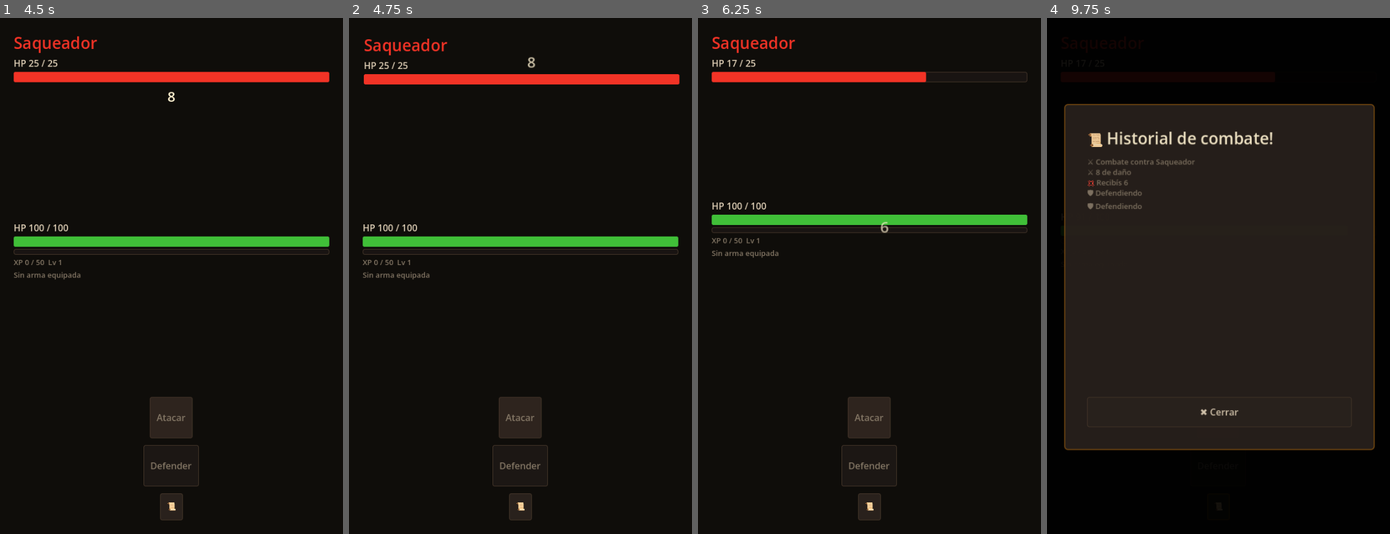
Above: before the commit, frames 1-4 (left to right).
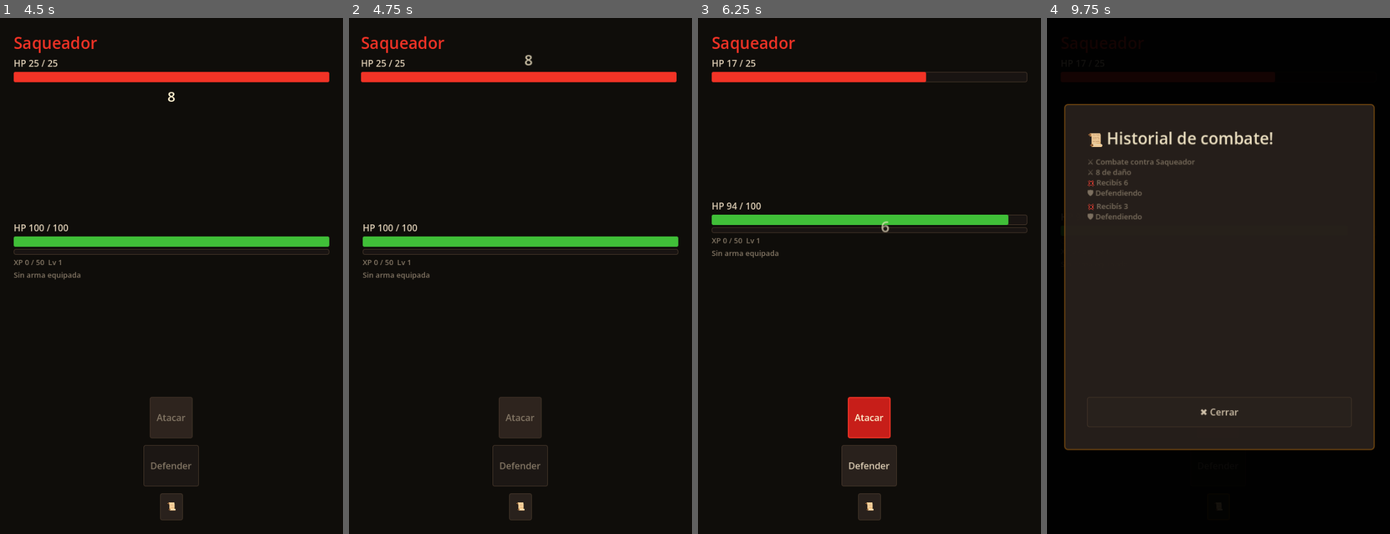
Above: after the commit, the same moments.

Repository: MirandaFrancoCBA/apocalypsheep
Game: Godot game, scene res://scenes/main_menu.tscn
Same seed, same stepped clock (60 frames per second), same inputs: the game is played once before the commit and once after it. Sound files missing from this copy of the repository are replaced by a short silence.
Inputs (mouse positions are in pixels of both pictures, inside the frame that each line leads up to):
- Up to frame 1 (4.5 s): tap Enter at 0.5 s; move the mouse to (246, 250) at 0.52 s; click (246, 250) at 0.67 s; click "Eliminar" at 1.25 s; click "Equipar" at 2 s; click "<- Volver" at 2.75 s; click "Ciudad destruida Lv 1–3" at 3.5 s; click "Atacar" at 4.25 s
- Up to frame 2 (4.75 s): no input
- Up to frame 3 (6.25 s): click "📜" at 5 s; click "✖ Cerrar" at 5.75 s
- Up to frame 4 (9.75 s): click "Defender" at 6.5 s; click "📜" at 7.25 s; click "Atacar" at 8 s; click "Defender" at 8.75 s; click "📜" at 9.5 s

Frame 1 is identical in both runs. In frame 2, 1.6% of the frame differs, in the area x 3-97%, y 3-13%; in frame 3, 1.4%; in frame 4, 0.2%.

Commit message:
Feat: new stun system

Diff:
--- a/scripts/ui/combat_screen.gd
+++ b/scripts/ui/combat_screen.gd
@@ -208,8 +208,18 @@
 	await _combat_pause(0.15)
 
 	var result = combat_system.player_attack(player, enemy)
-	add_combat_log("⚔️ " + str(result["damage"]) + " de daño")
-	_show_damage_number(enemy_container, result["damage"], result["is_crit"])
+
+	if result["skipped"]:
+		add_combat_log("💫 Estás aturdido")
+		await _combat_pause(0.35)
+	else:
+		add_combat_log("⚔️ " + str(result["damage"]) + " de daño")
+
+	_show_damage_number(
+		enemy_container,
+		result["damage"],
+		result["is_crit"]
+	)
 
 	await _combat_pause(0.08)
 	await _flash(enemy_container, Color.RED)
@@ -257,28 +267,68 @@
 func _on_button_defend_pressed() -> void:
 	if combat_finished or _input_locked or GameManager.is_player_dead():
 		return
+
 	_lock_input()
 
 	player.start_defense()
-	AudioManager.play_sfx("defend")  # ← US-AUDIO-003
-
-	_show_status_text(player_container, "🛡 DEFEND", ThemeManager.C_DEFENSE)
-	await _flash(player_container, ThemeManager.C_DEFENSE)
+	AudioManager.play_sfx("defend")
+
+	_show_status_text(
+		player_container,
+		"🛡 DEFEND",
+		ThemeManager.C_DEFENSE
+	)
+
+	await _flash(
+		player_container,
+		ThemeManager.C_DEFENSE
+	)
+
 	player_container.modulate = Color(0.7, 0.9, 1.0)
+
 	await get_tree().create_timer(0.15).timeout
+
 	player_container.modulate = Color.WHITE
 
 	await _combat_pause(0.15)
+
 	add_combat_log("🛡 Defendiendo")
+
 	await get_tree().create_timer(0.5).timeout
 
 	var result = combat_system.enemy_attack(player, enemy)
-	_show_damage_number(player_container, result["damage"], result["is_crit"])
-	await _flash(player_container, ThemeManager.C_DEFENSE)
-	await _shake(player_container)
-
-	if result["is_crit"]:
-		add_combat_log("⚠️ CRÍTICO enemigo " + str(result["damage"]))
+
+	if result["skipped"]:
+
+		add_combat_log("💫 El enemigo está aturdido")
+
+		await _combat_pause(0.35)
+
+	else:
+
+		add_combat_log(
+			"💢 Recibís " + str(result["damage"])
+		)
+
+		_show_damage_number(
+			player_container,
+			result["damage"],
+			result["is_crit"]
+		)
+
+		await _flash(player_container, Color.RED)
+
+		await _shake(player_container)
+
+		await _combat_pause(0.12)
+
+		if result["is_crit"]:
+
+			await _flash(player_container, Color.YELLOW)
+
+			add_combat_log(
+				"⚠️ CRÍTICO enemigo " + str(result["damage"])
+			)
 
 	_update_ui()
 
@@ -464,14 +514,33 @@
 	await tween.finished
 
 func _shake(node: Control) -> void:
-	if not is_instance_valid(node): return
-	var original_pos = node.position
-	for i in range(5):
-		node.position.x += float(randi_range(-5, 5))
-		node.position.y += float(randi_range(-5, 5))
-		await get_tree().create_timer(0.02).timeout
-	if is_instance_valid(node):
-		node.position = original_pos
+	if not is_instance_valid(node):
+		return
+
+	var original_pos := node.position
+
+	var tween := create_tween()
+	_active_tweens.append(tween)
+
+	for i in range(4):
+		tween.tween_property(
+			node,
+			"position",
+			original_pos + Vector2(
+				randi_range(-6, 6),
+				randi_range(-6, 6)
+			),
+			0.03
+		)
+
+	tween.tween_property(
+		node,
+		"position",
+		original_pos,
+		0.04
+	)
+
+	await tween.finished
 
 func _combat_pause(duration: float) -> void:
 	await get_tree().create_timer(duration).timeout
